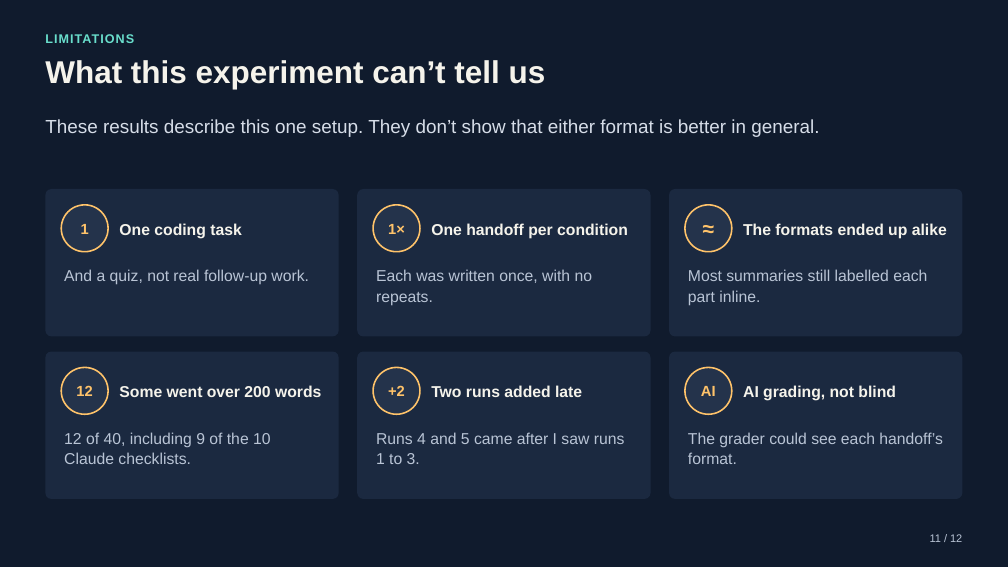
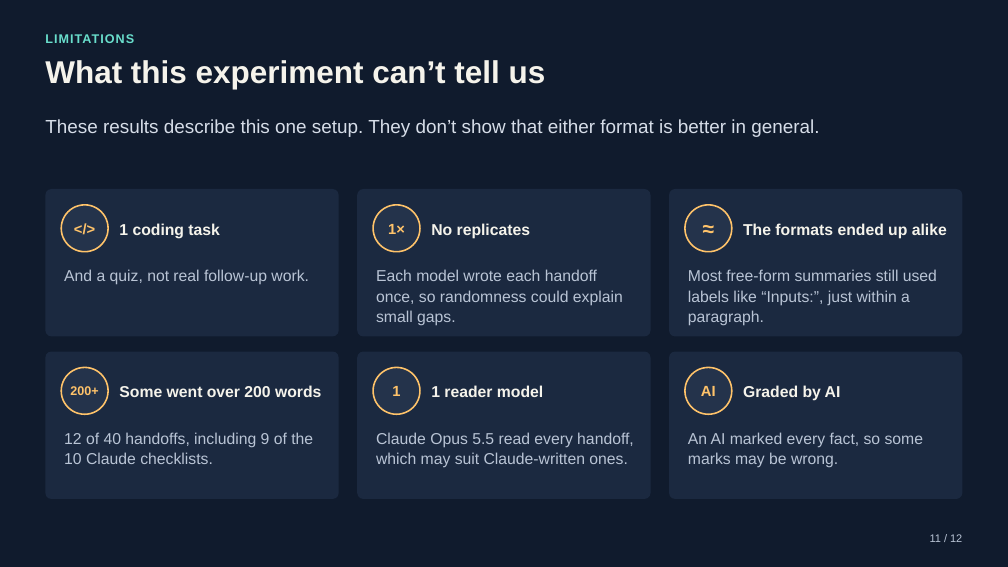
Before and after one commit to CS3227-2610-MP3-Deskmate/CS3227-2610-MP3, a slide deck: slide 11 of experiments/agent-handoff-2026-10-19/Agent_Handoff_Results.pptx. Drawn at 1008x567 pixels with LibreOffice and Linux fonts; fonts in the diff are those of the drawing. Boxes give left, top, right and bottom in pixels: in the first picture for what was removed or moved away, otherwise in the second. Text is boxed around its words. In the diff, an @@ line names an element or a change of style, - is before the commit and + after.

Commit message:
docs: Revise the agent handoff slides after review
Clearer wording, numerals, the shared topic list, likely reasons for the success-rule loss and revised limitations; fixes the backup slide's tool-access claim.

```diff
--- a/experiments/agent-handoff-2026-10-19/Agent_Handoff_Results.pptx
+++ b/experiments/agent-handoff-2026-10-19/Agent_Handoff_Results.pptx
@@ text in ellipse at [81,224,89,234]: text changed @@
-1
+</>
@@ text at [119,223,220,239]: text changed @@
-One coding task
+1 coding task
@@ text at [431,223,530,239]: text changed @@
-One handoff per condition
+No replicates
@@ text at [376,269,623,326]: text changed @@
-Each was written once, with no repeats.
+Each model wrote each handoff once, so randomness could explain small gaps.
@@ text at [688,269,937,326]: text changed @@
-Most summaries still labelled each part inline.
+Most free-form summaries still used labels like “Inputs:”, just within a paragraph.
@@ text in ellipse at [70,386,98,395]: text changed; size 14 to 12 pt @@
-12
+200+
@@ text in ellipse at [392,386,400,396]: text changed @@
-+2
+1
@@ text at [431,385,543,397]: text changed @@
-Two runs added late
+1 reader model
@@ text at [743,385,841,401]: text changed @@
-AI grading, not blind
+Graded by AI
@@ text at [64,432,313,464]: text changed @@
-12 of 40, including 9 of the 10 Claude checklists.
+12 of 40 handoffs, including 9 of the 10 Claude checklists.
@@ text at [376,432,634,467]: text changed @@
-Runs 4 and 5 came after I saw runs 1 to 3.
+Claude Opus 5.5 read every handoff, which may suit Claude-written ones.
@@ text at [688,432,923,467]: text changed @@
-The grader could see each handoff’s format.
+An AI marked every fact, so some marks may be wrong.
```
Also in this commit, not shown: 10 other slides changed, 1 other file.
